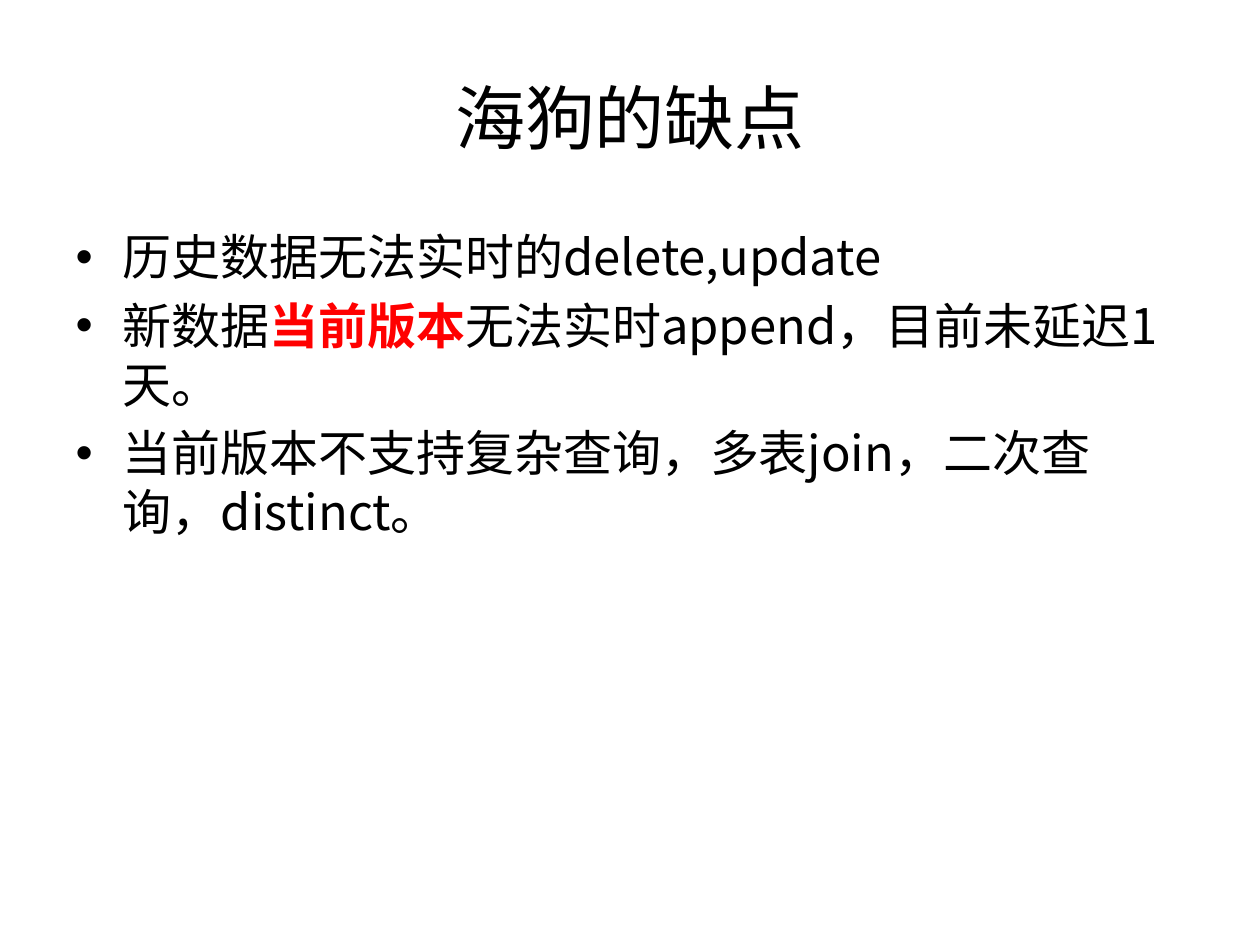
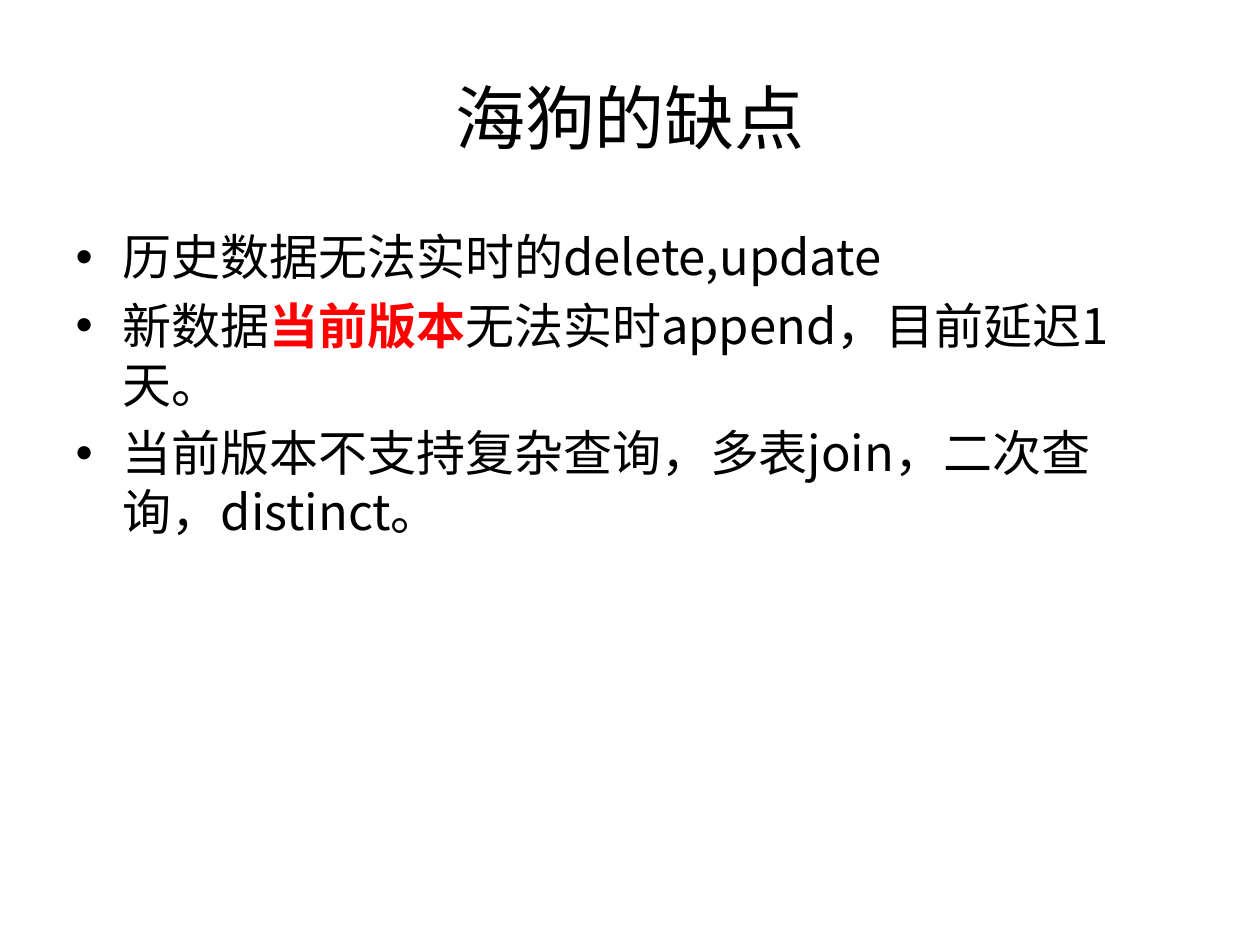
Before and after one commit to muyannian/higo, a slide deck: slide 18 of doc/higo.pptx. Drawn at 1260x945 pixels with LibreOffice and Linux fonts; fonts in the diff are those of the drawing; background and template pictures are left out. Boxes give left, top, right and bottom in pixels: in the first picture for what was removed or moved away, otherwise in the second. Text is boxed around its words. In the diff, an @@ line names an element or a change of style, - is before the commit and + after.

Commit message:
更新文档

```diff
--- a/doc/higo.pptx
+++ b/doc/higo.pptx
@@ text at bbox=[123, 302, 1109, 407]: text changed @@
-• 新数据当前版本无法实时append，目前未延迟1天。
+• 新数据当前版本无法实时append，目前延迟1天。
```
